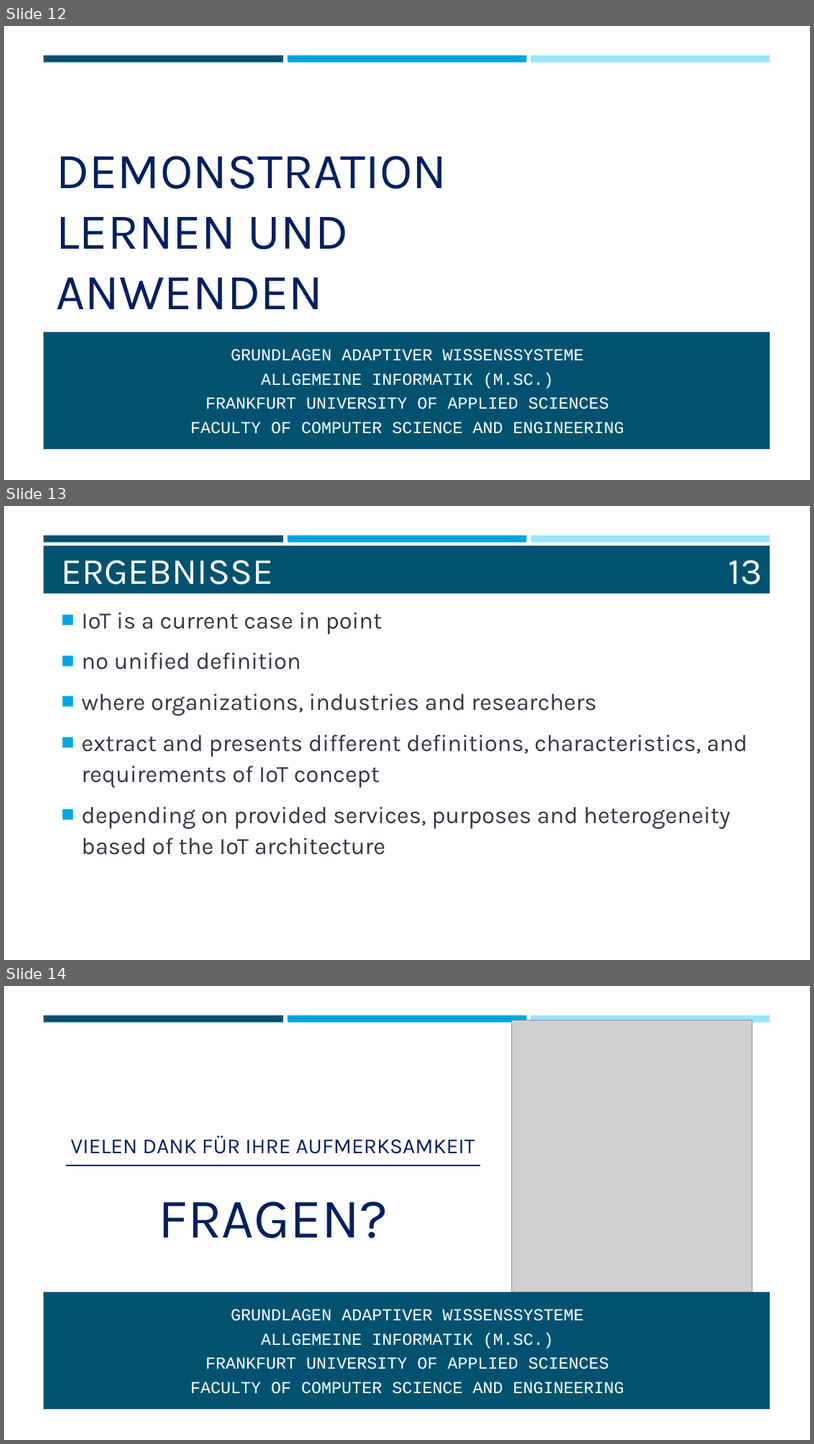
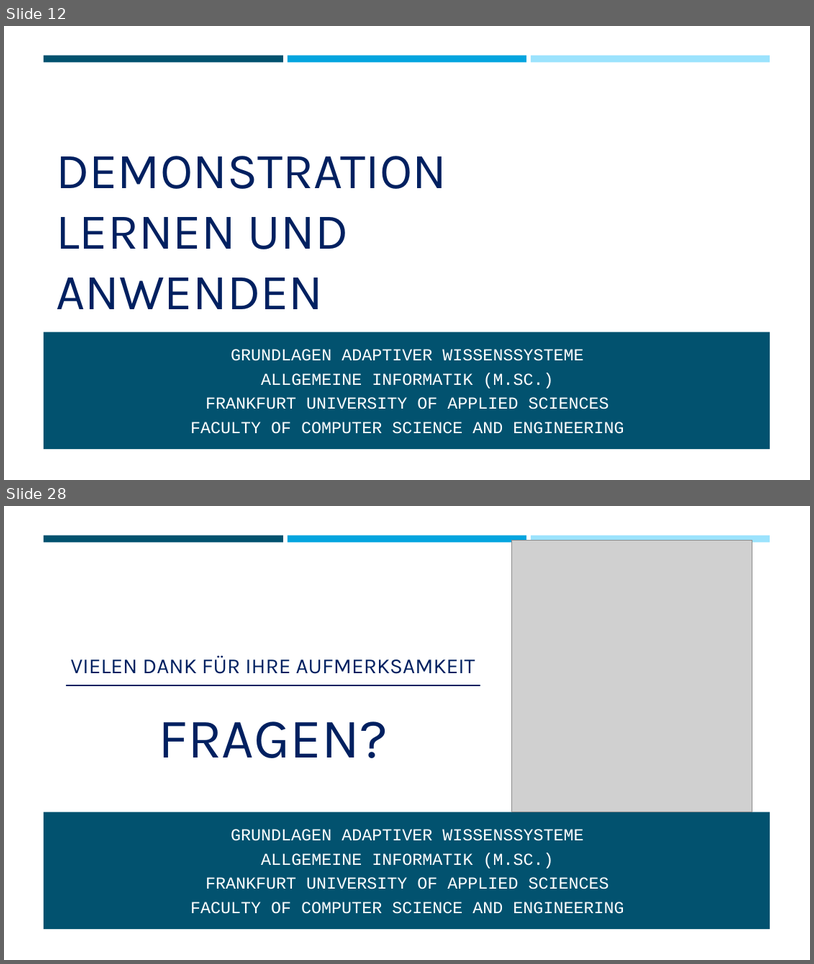
Before and after one commit to mzakarian/Reinforcement-Learning-SARSA-Q-Learning, a slide deck: misc/WISSEN.pptx. Shown one above the other, each under a label of ours: slides 12, 13 and 14 before the commit, slides 12 and 28 after it; the slides between them are not shown. The pictures are 814x1444 and 814x964 pixels, drawn with LibreOffice and Linux fonts; fonts in the diff are those of the drawing; grey boxes stand for pictures. Boxes give left, top, right and bottom in pixels: in the first picture for what was removed or moved away, otherwise in the second. Text is boxed around its words. In the diff, an @@ line names an element or a change of style, - is before the commit and + after.

Commit message:
Ergebnisse eingefügt

```diff
--- a/misc/WISSEN.pptx
+++ b/misc/WISSEN.pptx
@@ slide 13 removed at <box>4,506,810,960</box>, background #FFFFFF; not listed: 3 template elements that a slide beside it also shows @@
@@ rectangle removed at <box>44,546,770,594</box> @@
@@ title removed at <box>62,560,273,584</box> @@
-ERGEBNISSE
@@ page number removed at <box>728,560,762,584</box> @@
-13
@@ text removed at <box>82,612,748,854</box> @@
-■ IoT is a current case in point
-■ no unified definition
-■ where organizations, industries and researchers
-■ extract and presents different definitions, characteristics, and requirements of IoT concept
-■ depending on provided services, purposes and heterogeneity based of the IoT architecture
@@ what was slide 14 is now slide 28 @@
```
Also in this commit, not shown: 1 slide changed, 15 slides added.
